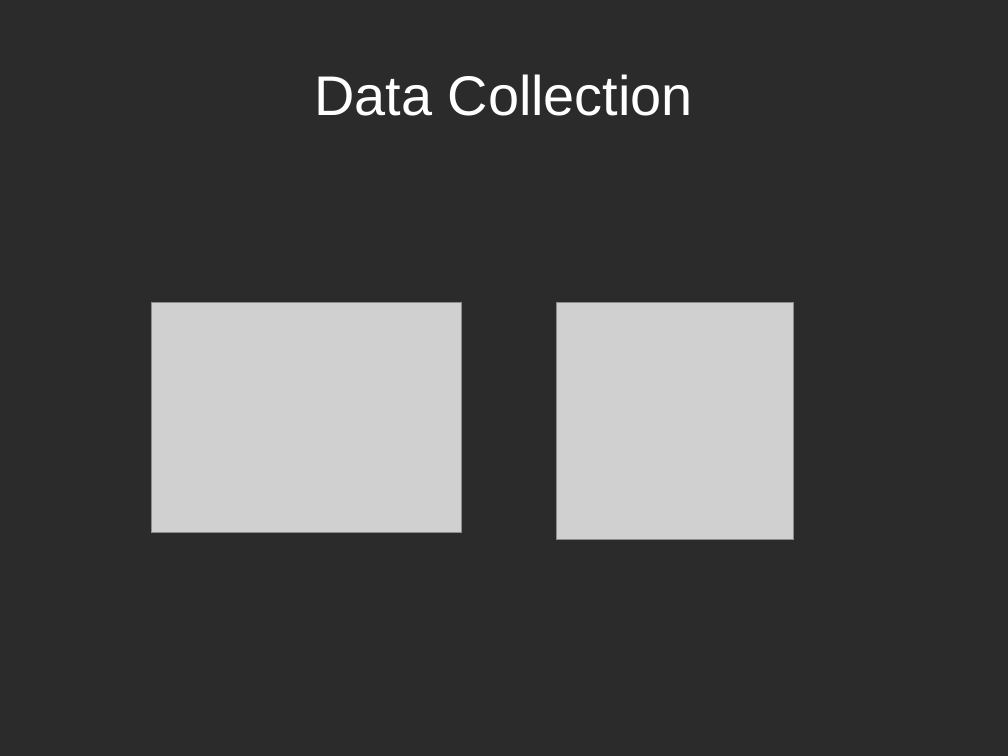
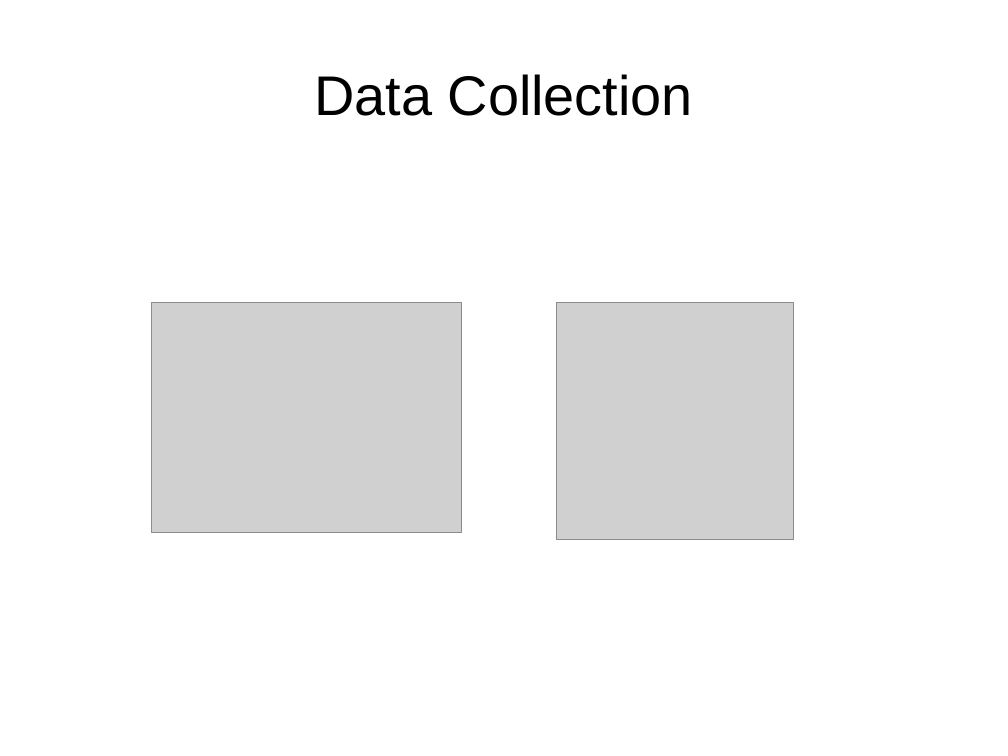
Before and after one commit to tajmilur-rahman/LOG6307, a slide deck: slide 8 of paper-presentation/slides.odp. Drawn at 1008x756 pixels with LibreOffice and Linux fonts; fonts in the diff are those of the drawing; grey boxes stand for pictures; background and template pictures are left out; a plain dark background stands for a picture behind light text. Boxes give left, top, right and bottom in pixels: in the first picture for what was removed or moved away, otherwise in the second. Text is boxed around its words. In the diff, an @@ line names an element or a change of style, - is before the commit and + after.

```diff
--- a/paper-presentation/slides.odp
+++ b/paper-presentation/slides.odp
@@ background picture (left out) to #FFFFFF @@
@@ title "Data Collection" at (314,74,693,116): text colour #FFFFFF to #000000 @@
```
Also in this commit, not shown: 2 other slides changed, 8 slides added, 2 slides removed, 3 other files.
